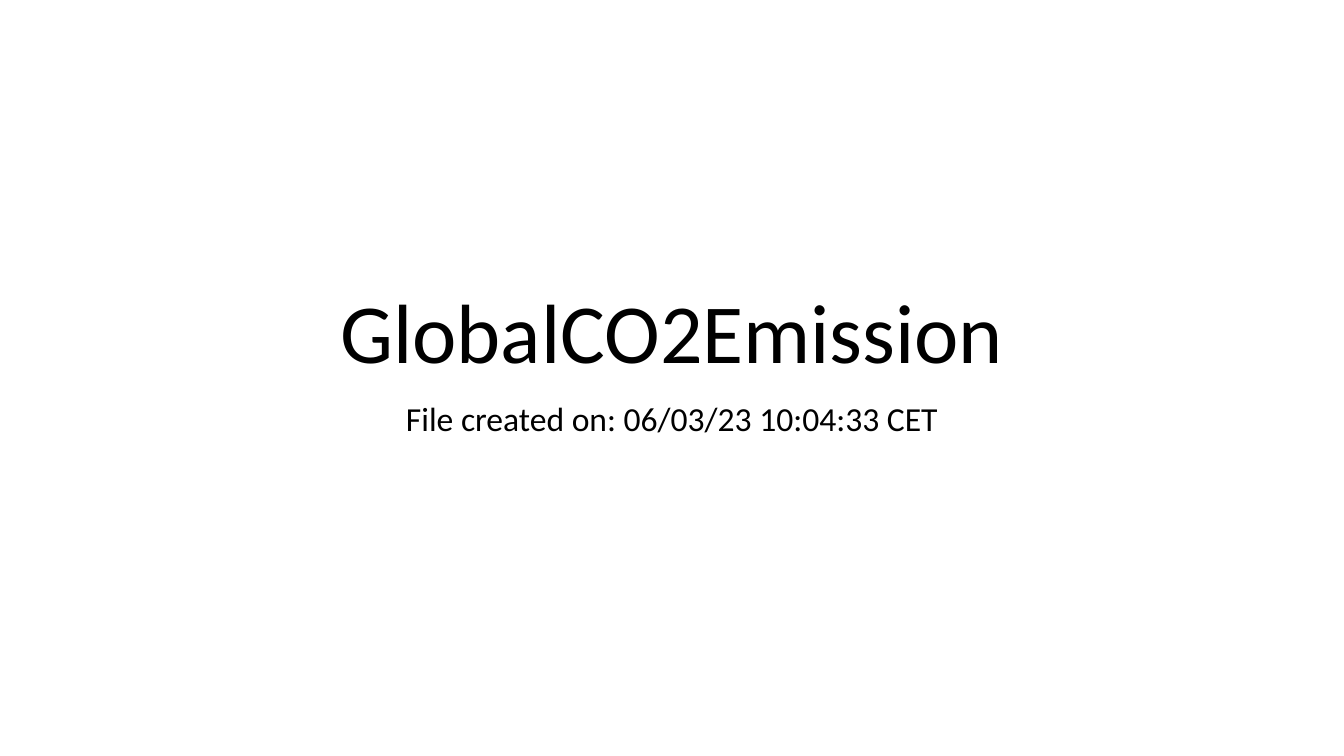
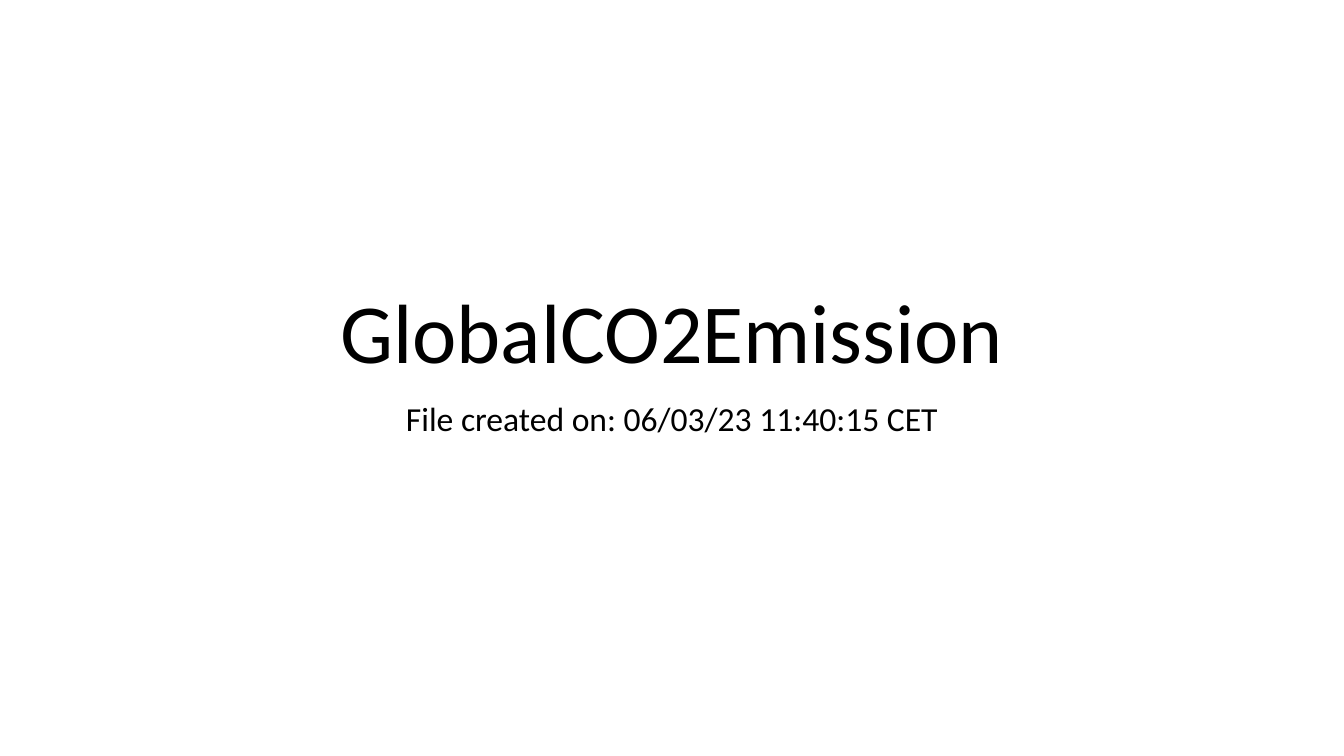
Before and after one commit to danilogiarlini/Global-CO2-Emission-Forecasting, a slide deck: slide 1 of Visualization/GlobalCO2Emission.pptx. Drawn at 1344x756 pixels with LibreOffice and Linux fonts; fonts in the diff are those of the drawing. Boxes give left, top, right and bottom in pixels: in the first picture for what was removed or moved away, otherwise in the second. Text is boxed around its words. In the diff, an @@ line names an element or a change of style, - is before the commit and + after.

```diff
--- a/Visualization/GlobalCO2Emission.pptx
+++ b/Visualization/GlobalCO2Emission.pptx
@@ subtitle at [406,407,938,433]: text changed @@
-File created on: 06/03/23 10:04:33 CET
+File created on: 06/03/23 11:40:15 CET
```
Also in this commit, not shown: 5 slides added, 1 slide removed, 2 other files.
